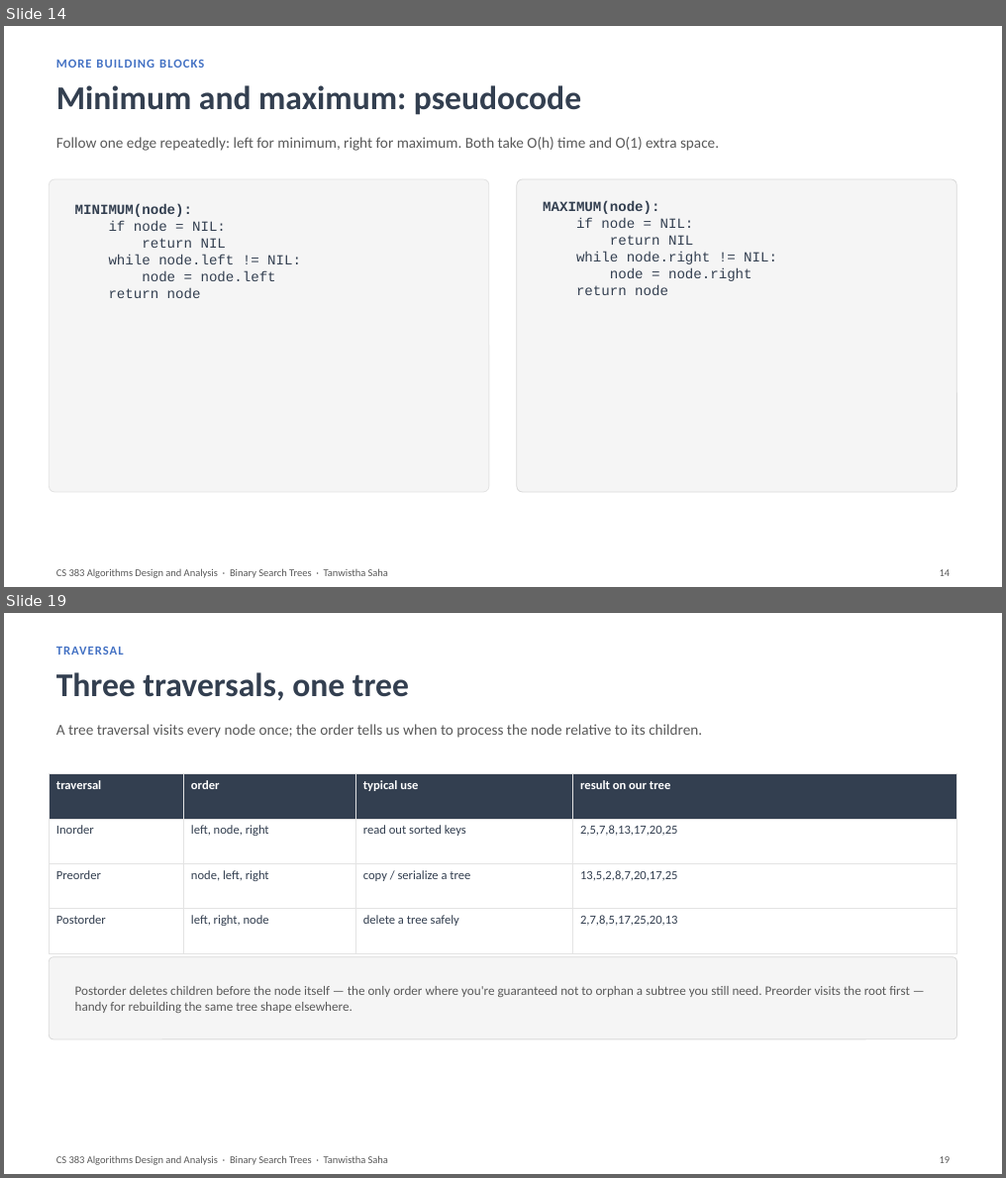
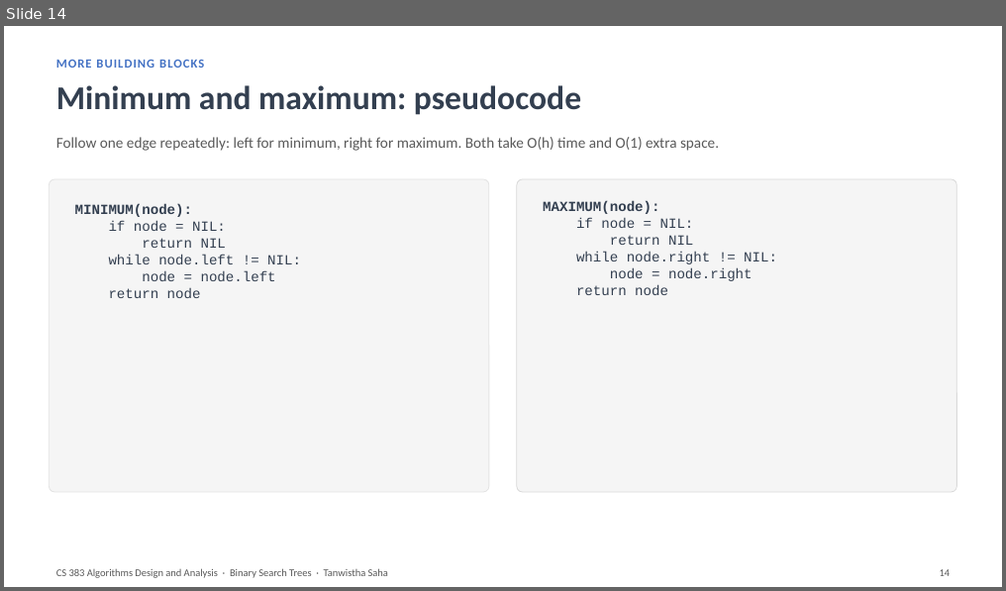
Before and after one commit to tanwistha/cs383_fall26, a slide deck: lectures/Binary_Search_Trees.pptx. Shown one above the other, each under a label of ours: slides 14 and 19 before the commit, slide 14 after it; the slides between them are not shown. The pictures are 1006x1178 and 1006x591 pixels, drawn with LibreOffice and Linux fonts; fonts in the diff are those of the drawing. Boxes give left, top, right and bottom in pixels: in the first picture for what was removed or moved away, otherwise in the second. Text is boxed around its words. In the diff, an @@ line names an element or a change of style, - is before the commit and + after.

```diff
--- a/lectures/Binary_Search_Trees.pptx
+++ b/lectures/Binary_Search_Trees.pptx
@@ slide 19 removed at [4,613,1002,1174], background #FFFFFF @@
@@ text removed at [56,647,124,655] @@
-TRAVERSAL
@@ text removed at [56,672,409,701] @@
-Three traversals, one tree
@@ text removed at [56,724,702,738] @@
-A tree traversal visits every node once; the order tells us when to process the node relative to its children.
@@ table removed at [49,774,957,954], 4 rows, 4 columns @@
-traversal | order | typical use | result on our tree
-Inorder | left, node, right | read out sorted keys | 2,5,7,8,13,17,20,25
-Preorder | node, left, right | copy / serialize a tree | 13,5,2,8,7,20,17,25
-Postorder | left, right, node | delete a tree safely | 2,7,8,5,17,25,20,13
@@ rounded rectangle removed at [49,958,957,1040] @@
@@ text removed at [75,986,910,1013] @@
-Postorder deletes children before the node itself — the only order where you're guaranteed not to orphan a subtree you still need. Preorder visits the root first — handy for rebuilding the same tree shape elsewhere.
@@ text removed at [56,1156,388,1165] @@
-CS 383 Algorithms Design and Analysis · Binary Search Trees · Tanwistha Saha
@@ text removed at [940,1157,950,1163] @@
-19
```
Also in this commit, not shown: 8 slides changed, 5 slides added, 3 other slides removed.
